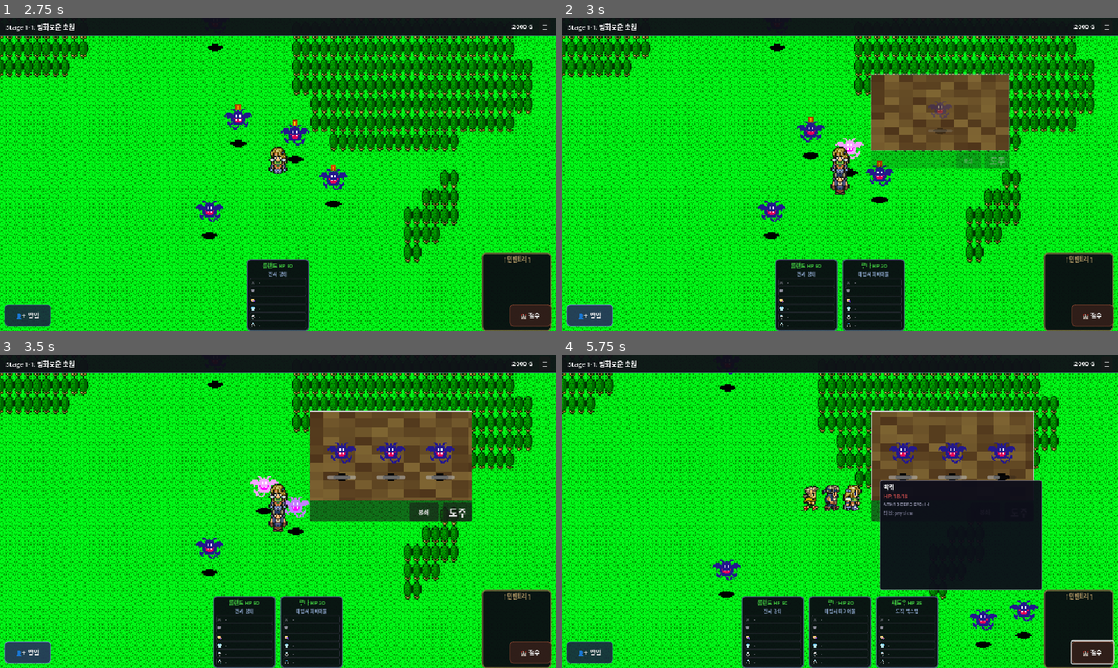
Above: before the commit, frames 1-4 (two rows, left to right).
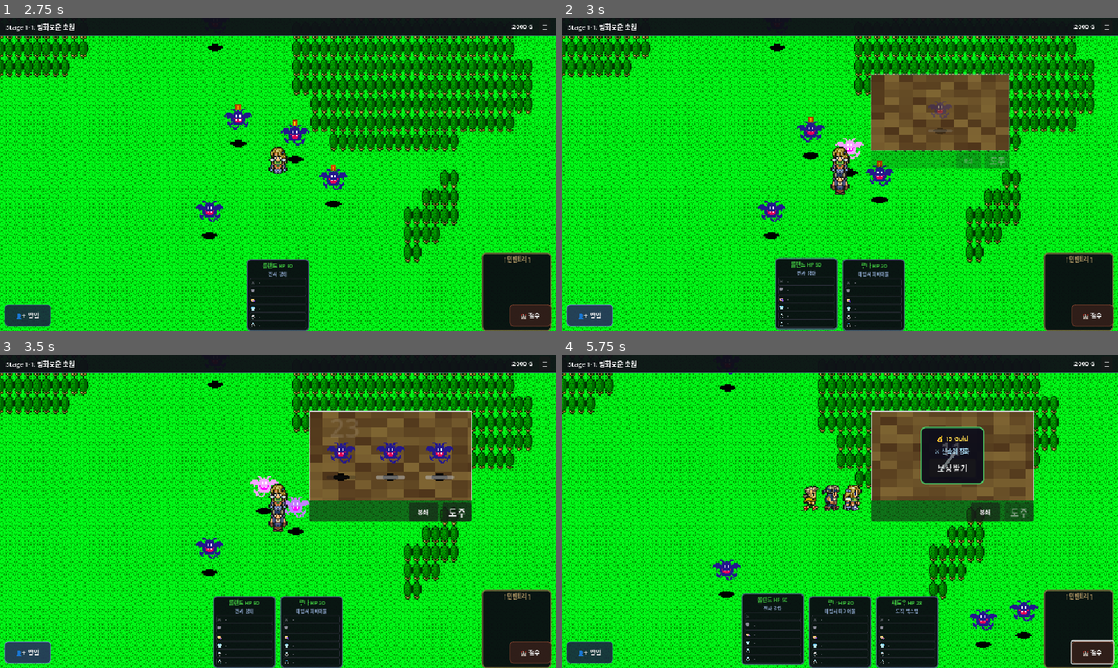
Above: after the commit, the same moments.

Repository: limmmmmmn/Appears-Appears
Game: Godot game, scene res://scenes/main/Main.tscn
Same seed, same stepped clock (60 frames per second), same inputs: the game is played once before the commit and once after it.
Inputs (mouse positions are in pixels of both pictures, inside the frame that each line leads up to):
- Up to frame 1 (2.75 s): click "새 게임" at 0.5 s; click "🏰 철수" at 1.25 s; click "출발" at 2 s
- Up to frame 2 (3 s): click "👤+ 영입" at 2.75 s
- Up to frame 3 (3.5 s): no input
- Up to frame 4 (5.75 s): tap Enter at 3.5 s; drag from (951, 467) to (828, 495) at 3.52 s; drag from (728, 527) to (778, 367) at 4.27 s; move the mouse to (895, 442) at 5.02 s; hold Right (ui_right) from 5.03 s (still down); click (895, 442) at 5.17 s

Frame 1 is identical in both runs. In frame 2, 0.5% of the frame differs, in the area x 38-50%, y 76-100%; in frame 3, 0.5%; in frame 4, 13%, in the area x 32-87%, y 22-100%.

Commit message:
ATB 시스템 삭제, DEX 기반 턴제 전투로 변경
- ATBManager를 실시간 ATB 게이지 시스템에서 턴제 시스템으로 전면 개편
- 매 라운드 모든 유닛(영웅+적)을 DEX 기준 내림차순 정렬하여 순서대로 행동
- BattleWindow에서 적 ATB 로컬 관리 코드 전체 삭제
- RightPartyPanel에서 ATB 게이지 바 제거, 스킬 쿨다운 바만 유지
- quick_battle 특성(ATB +30%) 및 rune_speed 룬 삭제
- BattleEnemy/Enemy에서 get_atb_speed() 함수 삭제

https://claude.ai/code/session_01J8G7FkngPswDZzFdEXmxwx

Diff:
--- a/data/runes.json
+++ b/data/runes.json
@@ -38,13 +38,5 @@
     "icon": "🌈",
     "rarity": "rare",
     "trait_id": "lucky_looter"
-  },
-  "rune_speed": {
-    "id": "rune_speed",
-    "name": "신속의 룬",
-    "description": "번개가 감도는 푸른 룬",
-    "icon": "🔵",
-    "rarity": "uncommon",
-    "trait_id": "quick_battle"
   }
 }
--- a/data/traits.json
+++ b/data/traits.json
@@ -48,16 +48,5 @@
       "type": "loot_mult",
       "value": 0.25
     }
-  },
-  "quick_battle": {
-    "id": "quick_battle",
-    "name": "속전속결",
-    "description": "적 1마리일 때 ATB +30%",
-    "icon": "⚡",
-    "effect": {
-      "type": "atb_speed",
-      "condition": "enemies_eq_1",
-      "value": 0.3
-    }
   }
 }
--- a/scripts/autoload/ATBManager.gd
+++ b/scripts/autoload/ATBManager.gd
@@ -1,147 +1,157 @@
 extends Node
-## ATBManager: 중앙 ATB 관리 시스템 (자동 공격)
-## - 모든 영웅의 ATB를 중앙에서 관리
-## - 적 ATB는 각 전투창에서 관리
-## - 영웅 ATB가 차면 자동으로 공격
-
-signal hero_atb_ready(hero: Hero)  # 영웅 ATB 충전 완료
-signal hero_action_completed(hero: Hero)  # 영웅 행동 완료
+## ATBManager: 턴제 전투 관리 시스템
+## - 모든 유닛(영웅+적)의 턴을 DEX 기반으로 정렬
+## - 높은 DEX = 먼저 행동
+## - 매 라운드 턴 순서 재계산
+
 signal action_executed  # 액션 실행됨
-signal atb_updated  # ATB 업데이트됨 (UI 갱신용)
-
-# ATB 설정
-const ATB_MAX: float = 100.0
-const ATB_FILL_RATE: float = 30.0  # 기본 충전 속도
-
-# 영웅 ATB 상태
-var hero_atb: Dictionary = {}  # hero_id -> {hero: Hero, atb: float, speed: int}
-var is_paused: bool = false  # 타겟 선택 중 일시정지
-var is_processing_action: bool = false  # 액션 처리 중
+signal round_started(round_number: int)  # 새 라운드 시작
+
+# 턴 설정
+const TURN_DELAY: float = 0.4  # 턴 사이 딜레이 (초)
+
+# 턴 상태
+var turn_queue: Array = []  # [{type, unit, window, dex}]
+var current_turn_index: int = 0
+var current_round: int = 0
+var is_processing_turn: bool = false
+var is_active: bool = false
 
 
 func _ready() -> void:
 	pass
 
 
-func _process(delta: float) -> void:
-	if is_paused or is_processing_action:
-		return
-
-	# 활성 전투가 없으면 ATB 충전 안함
+func _process(_delta: float) -> void:
+	if not is_active or is_processing_turn:
+		return
+
 	if BattleManager.get_active_battle_count() == 0:
 		return
 
-	_update_hero_atb(delta)
+	_process_next_turn()
 
 
 func initialize_battle() -> void:
-	## 전투 시작 시 영웅 ATB 초기화
-	hero_atb.clear()
-	is_paused = false
-	is_processing_action = false
-
+	## 전투 시작 시 턴 시스템 초기화
+	is_active = true
+	is_processing_turn = false
+	current_round = 0
+	_start_new_round()
+
+
+func reset() -> void:
+	## 턴 시스템 리셋
+	turn_queue.clear()
+	current_turn_index = 0
+	current_round = 0
+	is_processing_turn = false
+	is_active = false
+
+
+func set_paused(paused: bool) -> void:
+	## 턴 시스템 일시정지/재개
+	is_active = not paused
+
+
+func _start_new_round() -> void:
+	## 새 라운드 시작: 턴 순서 재계산
+	current_round += 1
+	_build_turn_order()
+	current_turn_index = 0
+	round_started.emit(current_round)
+
+
+func _build_turn_order() -> void:
+	## 모든 유닛의 턴 순서를 DEX 기반으로 정렬
+	turn_queue.clear()
+
+	# 살아있는 영웅 추가
 	var heroes: Array = PartyManager.get_alive_heroes()
 	for hero in heroes:
-		var hero_dex: int = hero.get_dex()
-		var initial_atb: float = randf_range(0, 20) + hero_dex * 0.3
-		hero_atb[hero.id] = {
-			"hero": hero,
-			"atb": minf(initial_atb, ATB_MAX - 1),
-			"speed": hero_dex
-		}
-
-
-func reset() -> void:
-	## ATB 시스템 리셋
-	hero_atb.clear()
-	is_paused = false
-	is_processing_action = false
-
-
-func get_hero_atb(hero_id: String) -> float:
-	## 특정 영웅의 ATB 값 반환
-	if hero_atb.has(hero_id):
-		return hero_atb[hero_id]["atb"]
-	return 0.0
-
-
-func get_hero_atb_percent(hero_id: String) -> float:
-	## 특정 영웅의 ATB 퍼센트 반환 (0.0 ~ 1.0)
-	return get_hero_atb(hero_id) / ATB_MAX
-
-
-func get_all_hero_atb() -> Dictionary:
-	## 모든 영웅 ATB 반환
-	return hero_atb
-
-
-func set_paused(paused: bool) -> void:
-	## ATB 일시정지/재개
-	is_paused = paused
-
-
-func _sync_party_heroes() -> void:
-	## 파티 영웅과 ATB 목록 동기화 (새 영웅 추가)
-	var heroes: Array = PartyManager.get_alive_heroes()
-	for hero in heroes:
-		if not hero_atb.has(hero.id):
-			var hero_dex: int = hero.get_dex()
-			var initial_atb: float = randf_range(0, 20) + hero_dex * 0.3
-			hero_atb[hero.id] = {
-				"hero": hero,
-				"atb": minf(initial_atb, ATB_MAX - 1),
-				"speed": hero_dex
-			}
-
-
-func _update_hero_atb(delta: float) -> void:
-	## 영웅 ATB 업데이트
-	# 새 영웅이 파티에 추가되었으면 ATB에 등록
-	_sync_party_heroes()
-
-	var ready_hero: Hero = null
-	var highest_atb: float = 0.0
-
-	for hero_id in hero_atb:
-		var data: Dictionary = hero_atb[hero_id]
-		var hero: Hero = data["hero"]
-
-		# 죽은 영웅은 스킵
-		if hero.is_dead:
-			continue
-
-		# ATB 충전
-		if data["atb"] < ATB_MAX:
-			var speed: int = data["speed"]
-			var fill_amount: float = ATB_FILL_RATE * (speed / 10.0) * delta
-			data["atb"] = minf(data["atb"] + fill_amount, ATB_MAX)
-
-		# 가장 높은 ATB를 가진 준비된 영웅 찾기
-		if data["atb"] >= ATB_MAX and data["atb"] > highest_atb:
-			highest_atb = data["atb"]
-			ready_hero = hero
-
-	# ATB 업데이트 시그널 발송 (UI 갱신용)
-	atb_updated.emit()
-
-	# 준비된 영웅이 있으면 자동 공격
-	if ready_hero != null:
-		_execute_auto_attack(ready_hero)
-
-
-func _execute_auto_attack(hero: Hero) -> void:
-	## 영웅 자동 공격 실행
-	is_processing_action = true
-
-	# 모든 전투창 일시정지
-	_pause_all_battle_windows(true)
-
-	# 사용 가능한 스킬 선택
+		turn_queue.append({
+			"type": "hero",
+			"unit": hero,
+			"window": null,
+			"dex": hero.get_dex()
+		})
+
+	# 모든 전투창의 살아있는 적 추가
+	var battle_ids: Array = BattleManager.active_battles.keys().duplicate()
+	for battle_id in battle_ids:
+		if not BattleManager.active_battles.has(battle_id):
+			continue
+		var battle_data: Dictionary = BattleManager.active_battles[battle_id]
+		var window = battle_data.get("window")
+		if window == null or not is_instance_valid(window):
+			continue
+		var enemies: Array = window.get_alive_enemies()
+		for enemy in enemies:
+			if enemy != null and is_instance_valid(enemy):
+				turn_queue.append({
+					"type": "enemy",
+					"unit": enemy,
+					"window": window,
+					"dex": enemy.get_dex()
+				})
+
+	# DEX 기준 내림차순 정렬 (동률이면 랜덤)
+	turn_queue.sort_custom(_compare_turn_priority)
+
+
+func _compare_turn_priority(a: Dictionary, b: Dictionary) -> bool:
+	## DEX 높은 순으로 정렬
+	if a["dex"] != b["dex"]:
+		return a["dex"] > b["dex"]
+	return randf() > 0.5
+
+
+func _process_next_turn() -> void:
+	## 다음 턴 처리
+	if turn_queue.is_empty() or current_turn_index >= turn_queue.size():
+		_start_new_round()
+		return
+
+	is_processing_turn = true
+	var turn_data: Dictionary = turn_queue[current_turn_index]
+	current_turn_index += 1
+
+	if turn_data["type"] == "hero":
+		var hero: Hero = turn_data["unit"]
+		if hero == null or hero.is_dead:
+			is_processing_turn = false
+			return
+		await _execute_hero_turn(hero)
+	else:
+		var enemy: BattleEnemy = turn_data["unit"]
+		var window: BattleWindow = turn_data["window"]
+		if enemy == null or not is_instance_valid(enemy) or not enemy.is_alive():
+			is_processing_turn = false
+			return
+		if window == null or not is_instance_valid(window):
+			is_processing_turn = false
+			return
+		await _execute_enemy_turn(enemy, window)
+
+	# 전투가 끝났는지 확인
+	if BattleManager.get_active_battle_count() == 0:
+		is_processing_turn = false
+		return
+
+	# 턴 사이 딜레이
+	await get_tree().create_timer(TURN_DELAY).timeout
+	is_processing_turn = false
+	action_executed.emit()
+
+
+func _execute_hero_turn(hero: Hero) -> void:
+	## 영웅 턴 실행
+	BattleManager.turn_changed.emit(hero.hero_name, true)
+
 	var skill_id: String = _select_best_skill(hero)
 	var skill_data: Dictionary = DataManager.get_skill(skill_id)
 	var target_type: String = skill_data.get("target", "single_enemy")
 
-	# 타겟 타입에 따른 처리
 	match target_type:
 		"single_ally":
 			_execute_ally_heal(hero, skill_id)
@@ -155,11 +165,13 @@
 	# 쿨타임 시작
 	CooldownManager.start_cooldown(hero.id, skill_id)
 
-	# ATB 리셋
-	if hero_atb.has(hero.id):
-		hero_atb[hero.id]["atb"] = 0.0
-
-	_finish_action()
+
+func _execute_enemy_turn(enemy: BattleEnemy, window: BattleWindow) -> void:
+	## 적 턴 실행 (해당 전투창에서 처리)
+	if window.current_state != BattleWindow.BattleState.RUNNING:
+		return
+	BattleManager.turn_changed.emit(enemy.enemy_name, false)
+	await window.execute_enemy_turn(enemy)
 
 
 func _select_best_skill(hero: Hero) -> String:
@@ -213,7 +225,6 @@
 
 func _execute_single_attack(hero: Hero, skill_id: String) -> void:
 	## 단일 대상 공격 실행
-	# 랜덤 타겟 선택
 	var target_data: Dictionary = _find_random_enemy()
 	if target_data.is_empty():
 		return
@@ -221,12 +232,11 @@
 	var window: BattleWindow = target_data["window"]
 	var enemy: BattleEnemy = target_data["enemy"]
 
-	# 해당 전투창에서 공격 실행
 	await window.execute_hero_attack(hero, skill_id, enemy)
 
 
 func _find_random_enemy() -> Dictionary:
-	## 모든 전투창에서 랜덤 적 찾기 (호버 일시정지 중인 전투창 제외)
+	## 모든 전투창에서 랜덤 적 찾기
 	var all_enemies: Array = []
 
 	var battle_ids: Array = BattleManager.active_battles.keys().duplicate()
@@ -237,10 +247,6 @@
 		var battle_data: Dictionary = BattleManager.active_battles[battle_id]
 		var window = battle_data.get("window")
 		if window == null or not is_instance_valid(window):
-			continue
-
-		# 마우스 호버 일시정지 중인 전투창은 스킵
-		if window._is_hover_paused:
 			continue
 
 		var enemies: Array = window.get_alive_enemies()
@@ -313,10 +319,8 @@
 	var total_damage: int = 0
 	var enemies_hit: int = 0
 
-	# 배틀 ID 목록을 먼저 복사 (반복 중 수정 방지)
 	var battle_ids: Array = BattleManager.active_battles.keys().duplicate()
 
-	# 모든 전투창의 적 공격
 	for battle_id in battle_ids:
 		if not BattleManager.active_battles.has(battle_id):
 			continue
@@ -324,10 +328,6 @@
 		var battle_data: Dictionary = BattleManager.active_battles[battle_id]
 		var window = battle_data.get("window")
 		if window == null or not is_instance_valid(window):
-			continue
-
-		# 마우스 호버 일시정지 중인 전투창은 스킵
-		if window._is_hover_paused:
 			continue
 
 		var enemies: Array = window.get_alive_enemies()
@@ -340,11 +340,9 @@
 			total_damage += damage
 			enemies_hit += 1
 
-			# 적 사망 처리
 			if not enemy.is_alive():
 				window.on_enemy_defeated(enemy)
 
-	# 로그 전송
 	if enemies_hit > 0:
 		BattleManager.battle_log_received.emit(
 			"%s %s! %d x %d" % [
@@ -383,38 +381,11 @@
 	return final_damage
 
 
-func _finish_action() -> void:
-	## 행동 완료 처리
-	is_processing_action = false
-	is_paused = false
-
-	# 모든 전투창 재개
-	_pause_all_battle_windows(false)
-
-	action_executed.emit()
-
-
-func _pause_all_battle_windows(paused: bool) -> void:
-	## 모든 전투창 일시정지/재개
-	var battle_ids: Array = BattleManager.active_battles.keys().duplicate()
-	for battle_id in battle_ids:
-		if not BattleManager.active_battles.has(battle_id):
-			continue
-
-		var battle_data: Dictionary = BattleManager.active_battles[battle_id]
-		var window = battle_data.get("window")
-		if window and is_instance_valid(window):
-			window.set_atb_paused(paused)
-
-
-func on_hero_died(hero: Hero) -> void:
-	## 영웅 사망 시 ATB에서 제거
-	if hero_atb.has(hero.id):
-		hero_atb[hero.id]["atb"] = 0.0
-
-
-func on_hero_revived(hero: Hero) -> void:
-	## 영웅 부활 시 ATB 재초기화
-	if hero_atb.has(hero.id):
-		hero_atb[hero.id]["atb"] = 0.0
-		hero_atb[hero.id]["speed"] = hero.get_dex()
+func on_hero_died(_hero: Hero) -> void:
+	## 영웅 사망 시 처리 (턴 큐에서 자동 스킵됨)
+	pass
+
+
+func on_hero_revived(_hero: Hero) -> void:
+	## 영웅 부활 시 처리 (다음 라운드에 자동 포함)
+	pass
--- a/scripts/autoload/BattleManager.gd
+++ b/scripts/autoload/BattleManager.gd
@@ -39,9 +39,6 @@
 var last_battle_pos: Vector2 = Vector2.ZERO
 var last_window_rect: Rect2 = Rect2()
 
-# === 턴제 전투 설정 ===
-const TURN_DELAY: float = 0.5  # 턴 사이 딜레이 (초)
-
 # === Charm 효과 ===
 var extra_enemy_slots: int = 0  # 추가 적 슬롯 (charm1 효과)
 
@@ -608,7 +605,4 @@
 		active_battles.erase(battle_id)
 
 
-func get_turn_delay() -> float:
-	## 턴 사이 딜레이 반환
-	return TURN_DELAY
-#endregion
+#endregion
--- a/scripts/battle/BattleEnemy.gd
+++ b/scripts/battle/BattleEnemy.gd
@@ -153,20 +153,11 @@
 func get_eva() -> float:
 	return base_dex * 0.3 + base_luk * 0.1
 
-func get_atb_speed() -> int:
-	## ATB 속도: 물리형은 DEX, 마법형은 INT
-	if damage_type == "magic":
-		return base_int
-	return base_dex
-
 func get_crit() -> float:
 	return base_luk * 0.3
 #endregion
 
 
-#region 비트 시스템 (ATB 제거됨)
-# ATB 바 제거됨 - 비트 시스템으로 대체
-#endregion
 
 
 #region 전투 상태
--- a/scripts/battle/BattleWindow.gd
+++ b/scripts/battle/BattleWindow.gd
@@ -1,8 +1,7 @@
 extends PanelContainer
 class_name BattleWindow
-## BattleWindow: ATB 전투창
-## - 물리: DEX 기반, 마법: INT 기반 ATB 게이지 충전
-## - 게이지가 가득 차면 행동 (실시간 전투)
+## BattleWindow: 턴제 전투창
+## - ATBManager에서 턴 순서를 관리 (DEX 기반)
 ## - 전투 중 적 동적 추가 지원
 
 signal battle_ended(battle_id: int, victory: bool)
@@ -25,16 +24,6 @@
 var enemies: Array = []
 var enemy_data_list: Array = []
 
-# === ATB 시스템 ===
-# ATB (Active Time Battle) - 적만 로컬 관리 (영웅은 ATBManager에서 중앙 관리)
-var enemy_atb_units: Array = []  # [{ref: BattleEnemy, atb: float, speed: int}]
-var is_processing_action: bool = false
-var action_delay_timer: float = 0.0
-var atb_paused: bool = false  # ATBManager에서 일시정지 제어
-var _is_hover_paused: bool = false  # 마우스 호버 시 일시정지
-const ATB_FILL_RATE: float = 30.0  # 기본 ATB 충전 속도
-const ATB_MAX: float = 100.0  # ATB 최대값
-const ACTION_DELAY: float = 0.3  # 액션 후 딜레이
 
 
 # === 보상 ===
@@ -136,17 +125,12 @@
 
 
 func _process(delta: float) -> void:
-	# 일시정지 메뉴 등으로 게임이 멈춰있으면 전투도 멈춤
 	if get_tree().paused:
 		return
 
 	if current_state != BattleState.RUNNING:
 		return
 
-	# 마우스 호버 일시정지 체크 (전투창 영역 전체)
-	_is_hover_paused = get_global_rect().has_point(get_global_mouse_position())
-
-	_update_atb_system(delta)
 	_update_background_effect(delta)
 
 
@@ -208,9 +192,6 @@
 		_send_log("⭐ 엘리트 %s 합류!" % enemy_name, Color.PURPLE)
 	else:
 		_send_log("%s 합류!" % enemy_name, Color.YELLOW)
-
-	# ATB에 새 적 추가
-	_add_enemy_to_atb(enemies.back())
 
 	# 대기 모드에서 적이 추가되면 활성화
 	if is_waiting_for_enemies:
@@ -232,7 +213,6 @@
 func _cancel_claim_waiting() -> void:
 	## 보상 대기 상태 취소 (적이 추가되었을 때)
 	is_waiting_for_claim = false
-	is_processing_action = false  # 액션 처리 상태 초기화
 	_hide_claim_ui()
 
 
@@ -295,119 +275,12 @@
 	return false
 
 
-func _init_atb_system() -> void:
-	## ATB 시스템 초기화 (적만 로컬 관리)
-	enemy_atb_units.clear()
-	is_processing_action = false
-	action_delay_timer = 0.0
-	atb_paused = false
-
-	# 적들만 ATB에 추가 (영웅은 ATBManager에서 중앙 관리)
-	for enemy in enemies:
-		if enemy != null and enemy.is_alive():
-			var enemy_spd: int = enemy.get_atb_speed()
-			var initial_atb: float = randf_range(0, 20) + enemy_spd * 0.3
-			enemy_atb_units.append({
-				"ref": enemy,
-				"atb": minf(initial_atb, ATB_MAX - 1),
-				"speed": enemy_spd
-			})
-
-	_send_log("전투 시작!", Color.LIGHT_GRAY)
-
-
 func _start_battle() -> void:
 	current_state = BattleState.RUNNING
-	_init_atb_system()
 	_update_buttons_for_enemies()
 	set_process(true)
 	_send_log("전투 시작!", Color.WHITE)
 #endregion
-
-
-#region ATB 시스템
-func _update_atb_system(delta: float) -> void:
-	## ATB 게이지 충전 및 액션 처리 (적만 처리, 영웅은 ATBManager에서 중앙 관리)
-	if is_processing_action or atb_paused or _is_hover_paused:
-		return
-
-	# 액션 딜레이 처리
-	if action_delay_timer > 0:
-		action_delay_timer -= delta
-		return
-
-	# 적 ATB 게이지 충전
-	var ready_enemies: Array = []
-	for unit in enemy_atb_units:
-		var enemy: BattleEnemy = unit["ref"]
-		if enemy == null or not enemy.is_alive():
-			continue
-
-		# 아직 행동 준비 안 된 적은 게이지 충전
-		if unit["atb"] < ATB_MAX:
-			var unit_speed: float = float(unit["speed"])
-			var fill_amount: float = ATB_FILL_RATE * (unit_speed / 10.0) * delta
-			unit["atb"] = minf(unit["atb"] + fill_amount, ATB_MAX)
-
-		# 게이지가 가득 찬 적은 준비 목록에 추가
-		if unit["atb"] >= ATB_MAX:
-			ready_enemies.append(unit)
-
-	# 준비된 적 중 가장 빠른 적이 행동
-	if not ready_enemies.is_empty():
-		ready_enemies.sort_custom(_compare_enemy_atb_priority)
-		_execute_enemy_atb_action(ready_enemies[0])
-
-
-func _compare_enemy_atb_priority(a: Dictionary, b: Dictionary) -> bool:
-	## 적 ATB 우선순위 비교 (속도 높은 순)
-	return a["speed"] > b["speed"]
-
-
-func _execute_enemy_atb_action(unit: Dictionary) -> void:
-	## 적 ATB 액션 실행
-	is_processing_action = true
-	var enemy: BattleEnemy = unit["ref"]
-	var unit_name: String = enemy.enemy_name
-
-	turn_started.emit(unit_name, false)
-	_play_turn_effect()
-	await _process_enemy_turn(enemy)
-
-	# ATB 게이지 리셋
-	unit["atb"] = 0.0
-
-	# 전투 종료 체크
-	if _check_battle_end():
-		return
-
-	# 다음 액션 준비
-	is_processing_action = false
-	action_delay_timer = ACTION_DELAY
-
-
-func _add_enemy_to_atb(enemy: BattleEnemy) -> void:
-	## 새로운 적을 ATB 시스템에 추가
-	if enemy == null or not enemy.is_alive():
-		return
-
-	# 이미 추가되어 있는지 확인
-	for unit in enemy_atb_units:
-		if unit["ref"] == enemy:
-			return
-
-	var enemy_spd: int = enemy.get_atb_speed()
-	var initial_atb: float = randf_range(0, 20) + enemy_spd * 0.3
-	enemy_atb_units.append({
-		"ref": enemy,
-		"atb": minf(initial_atb, ATB_MAX - 1),
-		"speed": enemy_spd
-	})
-
-
-func set_atb_paused(paused: bool) -> void:
-	## ATBManager에서 호출하여 ATB 일시정지/재개
-	atb_paused = paused
 
 
 func get_alive_enemies() -> Array:
@@ -417,6 +290,20 @@
 		if enemy != null and enemy.is_alive():
 			alive.append(enemy)
 	return alive
+
+
+func execute_enemy_turn(enemy: BattleEnemy) -> void:
+	## ATBManager에서 호출하여 적의 턴 실행
+	if current_state != BattleState.RUNNING:
+		return
+	if enemy == null or not enemy.is_alive():
+		return
+
+	turn_started.emit(enemy.enemy_name, false)
+	_play_turn_effect()
+	await _process_enemy_turn(enemy)
+
+	_check_battle_end()
 
 
 func execute_hero_attack(hero: Hero, skill_id: String, target: BattleEnemy) -> void:
@@ -971,7 +858,6 @@
 
 func _play_elite_death_cinematic(elite: BattleEnemy) -> void:
 	## 엘리트 처치 특수 연출: 느려짐 → 나머지 해산 → 자동 보상
-	is_processing_action = true  # ATB 멈춤
 
 	# 1) 엘리트 느려지며 떨림 + "으어어…"
 	_send_log("⭐ %s: 으어어…!" % elite.enemy_name, Color.MAGENTA)
@@ -1013,7 +899,6 @@
 	await get_tree().create_timer(0.4).timeout
 
 	# 5) 자동 보상 → 자동 닫기 (팡!)
-	is_processing_action = false
 	is_waiting_for_claim = false
 	_hide_claim_ui()
 	_end_battle_victory()
--- a/scripts/entities/Enemy.gd
+++ b/scripts/entities/Enemy.gd
@@ -78,12 +78,6 @@
 func get_int() -> int:
 	return int_stat
 
-func get_atb_speed() -> int:
-	## ATB 속도: 물리형은 DEX, 마법형은 INT
-	if damage_type == "magic":
-		return int_stat
-	return dex_stat
-
 # 하위 호환용 (기존 코드에서 사용 중일 수 있음)
 func get_p_def() -> int:
 	return def_stat
--- a/scripts/ui/field/HeroCard.gd
+++ b/scripts/ui/field/HeroCard.gd
@@ -164,8 +164,6 @@
 			name_lbl.add_theme_color_override("font_color", rcolor)
 
 
-func update_atb(_hero: Hero) -> void:
-	pass
 #endregion
 
 
--- a/scripts/ui/field/RightPartyPanel.gd
+++ b/scripts/ui/field/RightPartyPanel.gd
@@ -1,7 +1,7 @@
 extends PanelContainer
 class_name RightPartyPanel
 ## 우측 파티 패널 - 정보 + 장비 목록
-## 레이아웃: 이름+HP바, ATB바들, 장비목록(6줄)
+## 레이아웃: 이름+HP바, 스킬 쿨다운바, 장비목록(6줄)
 
 const SLOT_ICONS := {"main_hand": "⚔", "off_hand": "🛡", "head": "👒", "body": "👕", "acc1": "💍", "acc2": "💍"}
 const SLOT_ORDER := ["main_hand", "off_hand", "head", "body", "acc1", "acc2"]
@@ -22,10 +22,7 @@
 	var name_label: Label
 	var hp_bar: ProgressBar
 	var hp_label: Label  # HP 텍스트 (바 위에)
-	var atb_rows: VBoxContainer  # ATB/스킬 바들
-	var basic_atb_row: HBoxContainer  # 공격 ATB
-	var basic_atb_label: Label
-	var basic_atb_bar: ProgressBar
+	var cooldown_rows: VBoxContainer  # 스킬 쿨다운 바들
 	var skill_rows: Dictionary = {}  # skill_id -> {row: HBoxContainer, bar: ProgressBar, label: Label}
 	var equip_section: VBoxContainer  # 장비 섹션
 	var equip_rows: Dictionary = {}  # slot_name -> HBoxContainer
@@ -145,17 +142,11 @@
 	slot.hp_label.mouse_filter = Control.MOUSE_FILTER_IGNORE
 	hp_container.add_child(slot.hp_label)
 
-	# === ATB 바들 ===
-	slot.atb_rows = VBoxContainer.new()
-	slot.atb_rows.add_theme_constant_override("separation", 1)
-	slot.atb_rows.mouse_filter = Control.MOUSE_FILTER_IGNORE
-	slot.info_section.add_child(slot.atb_rows)
-
-	# 기본 공격 ATB 행
-	slot.basic_atb_row = _create_atb_row("공격")
-	slot.basic_atb_label = slot.basic_atb_row.get_node("Label")
-	slot.basic_atb_bar = slot.basic_atb_row.get_node("Bar")
-	slot.atb_rows.add_child(slot.basic_atb_row)
+	# === 스킬 쿨다운 바들 ===
+	slot.cooldown_rows = VBoxContainer.new()
+	slot.cooldown_rows.add_theme_constant_override("separation", 1)
+	slot.cooldown_rows.mouse_filter = Control.MOUSE_FILTER_IGNORE
+	slot.info_section.add_child(slot.cooldown_rows)
 
 	# 스킬 쿨다운 행들은 update_display에서 동적으로 추가
 
@@ -179,35 +170,6 @@
 
 	return slot
 
-
-func _create_atb_row(label_text: String) -> HBoxContainer:
-	var row := HBoxContainer.new()
-	row.add_theme_constant_override("separation", 4)
-	row.mouse_filter = Control.MOUSE_FILTER_IGNORE
-
-	# 라벨
-	var label := Label.new()
-	label.name = "Label"
-	label.text = label_text
-	label.add_theme_font_size_override("font_size", 8)
-	label.add_theme_color_override("font_color", Color(0.7, 0.7, 0.7))
-	label.custom_minimum_size.x = 30
-	label.mouse_filter = Control.MOUSE_FILTER_IGNORE
-	row.add_child(label)
-
-	# ATB 바
-	var bar := ProgressBar.new()
-	bar.name = "Bar"
-	bar.custom_minimum_size = Vector2(80, 6)
-	bar.size_flags_horizontal = Control.SIZE_EXPAND_FILL
-	bar.max_value = 100.0
-	bar.value = 0.0
-	bar.show_percentage = false
-	bar.mouse_filter = Control.MOUSE_FILTER_IGNORE
-	_style_atb_bar(bar, false)
-	row.add_child(bar)
-
-	return row
 
 
 func _create_equip_row(slot_name: String) -> HBoxContainer:
@@ -257,23 +219,6 @@
 	bar.add_theme_stylebox_override("fill", fill)
 
 
-func _style_atb_bar(bar: ProgressBar, is_ready: bool) -> void:
-	var bg := StyleBoxFlat.new()
-	bg.bg_color = Color(0.15, 0.15, 0.2)
-	bg.corner_radius_top_left = 2
-	bg.corner_radius_top_right = 2
-	bg.corner_radius_bottom_left = 2
-	bg.corner_radius_bottom_right = 2
-	bar.add_theme_stylebox_override("background", bg)
-
-	var fill := StyleBoxFlat.new()
-	fill.bg_color = Color(1.0, 0.8, 0.2) if is_ready else Color(0.3, 0.7, 1.0)
-	fill.corner_radius_top_left = 2
-	fill.corner_radius_top_right = 2
-	fill.corner_radius_bottom_left = 2
-	fill.corner_radius_bottom_right = 2
-	bar.add_theme_stylebox_override("fill", fill)
-
 
 func _connect_signals() -> void:
 	if PartyManager and PartyManager.has_signal("party_changed"):
@@ -285,9 +230,9 @@
 			if not BattleManager.party_hp_changed.is_connected(update_display):
 				BattleManager.party_hp_changed.connect(update_display)
 
-	if ATBManager and ATBManager.has_signal("atb_updated"):
-		if not ATBManager.atb_updated.is_connected(_on_atb_updated):
-			ATBManager.atb_updated.connect(_on_atb_updated)
+	if ATBManager and ATBManager.has_signal("action_executed"):
+		if not ATBManager.action_executed.is_connected(_on_action_executed):
+			ATBManager.action_executed.connect(_on_action_executed)
 
 
 func update_display() -> void:
@@ -314,8 +259,8 @@
 			# 장비 목록 업데이트
 			_update_equip_list(slot, hero)
 
-			# 스킬 ATB 바들 업데이트
-			_update_skill_atb_bars(slot, hero)
+			# 스킬 쿨다운 바 업데이트
+			_update_skill_cooldown_bars(slot, hero)
 		else:
 			slot.container.visible = false
 
@@ -363,7 +308,7 @@
 			name_lbl.add_theme_color_override("font_color", rarity_color)
 
 
-func _update_skill_atb_bars(slot: HeroSlotUI, hero: Hero) -> void:
+func _update_skill_cooldown_bars(slot: HeroSlotUI, hero: Hero) -> void:
 	## 스킬 쿨다운 바 생성/업데이트
 	var skills: Array = hero.get_available_skills()
 
@@ -377,7 +322,7 @@
 			var skill_name: String = skill_data.get("name", skill_id)
 
 			var row := _create_cooldown_row(skill_name)
-			slot.atb_rows.add_child(row)
+			slot.cooldown_rows.add_child(row)
 			slot.skill_rows[skill_id] = {
 				"row": row,
 				"bar": row.get_node("Bar"),
@@ -445,7 +390,13 @@
 	bar.add_theme_stylebox_override("fill", fill)
 
 
-func _on_atb_updated() -> void:
+func _on_action_executed() -> void:
+	## 턴 완료 시 쿨다운 바 업데이트
+	_update_cooldown_displays()
+
+
+func _update_cooldown_displays() -> void:
+	## 스킬 쿨다운 바 업데이트
 	var party: Array = PartyManager.get_party() if PartyManager else []
 
 	for i in range(hero_slots.size()):
@@ -455,21 +406,13 @@
 		var slot := hero_slots[i]
 		var hero: Hero = party[i]
 
-		# 기본 공격 ATB 업데이트
-		var atb_percent: float = ATBManager.get_hero_atb_percent(hero.id) if ATBManager else 0.0
-		slot.basic_atb_bar.value = atb_percent * 100.0
-		_style_atb_bar(slot.basic_atb_bar, atb_percent >= 1.0)
-
-		# 스킬 쿨다운 업데이트
 		for skill_id in slot.skill_rows.keys():
 			var row_data: Dictionary = slot.skill_rows[skill_id]
 			var bar: ProgressBar = row_data["bar"]
 
-			# 쿨다운 퍼센트 가져오기 (0 = 준비완료, 1 = 막 사용)
 			var cooldown_percent: float = CooldownManager.get_cooldown_percent(hero.id, skill_id) if CooldownManager else 0.0
 			var is_ready: bool = cooldown_percent <= 0.0
 
-			# 바 업데이트 (준비 완료면 100%, 쿨다운 중이면 남은 비율)
 			bar.value = 100.0 if is_ready else (1.0 - cooldown_percent) * 100.0
 			_style_cooldown_bar(bar, is_ready)
 
